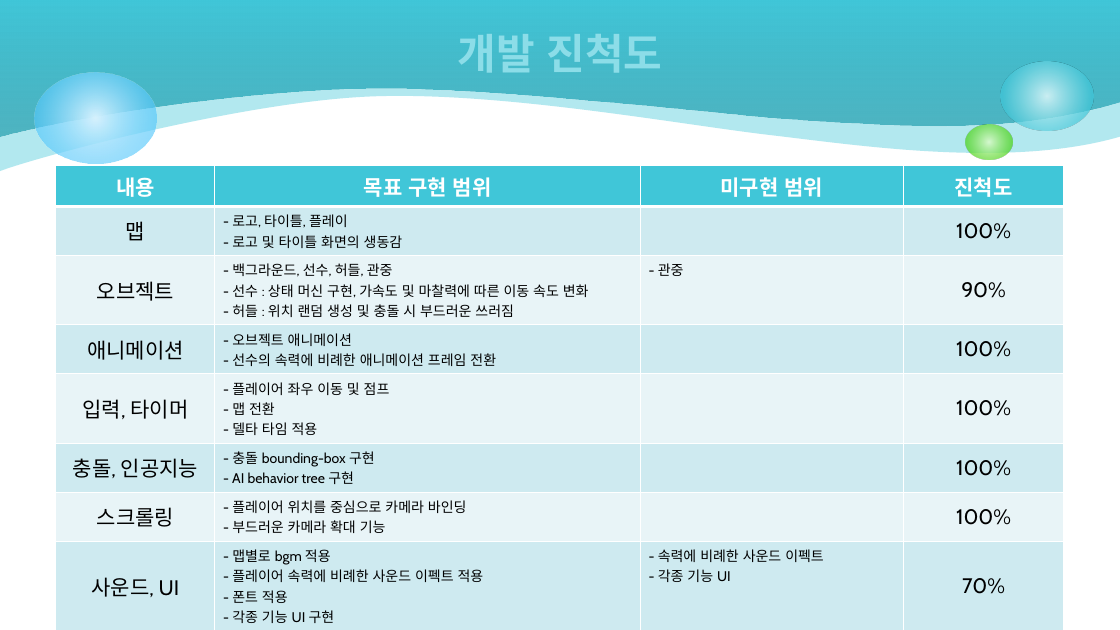
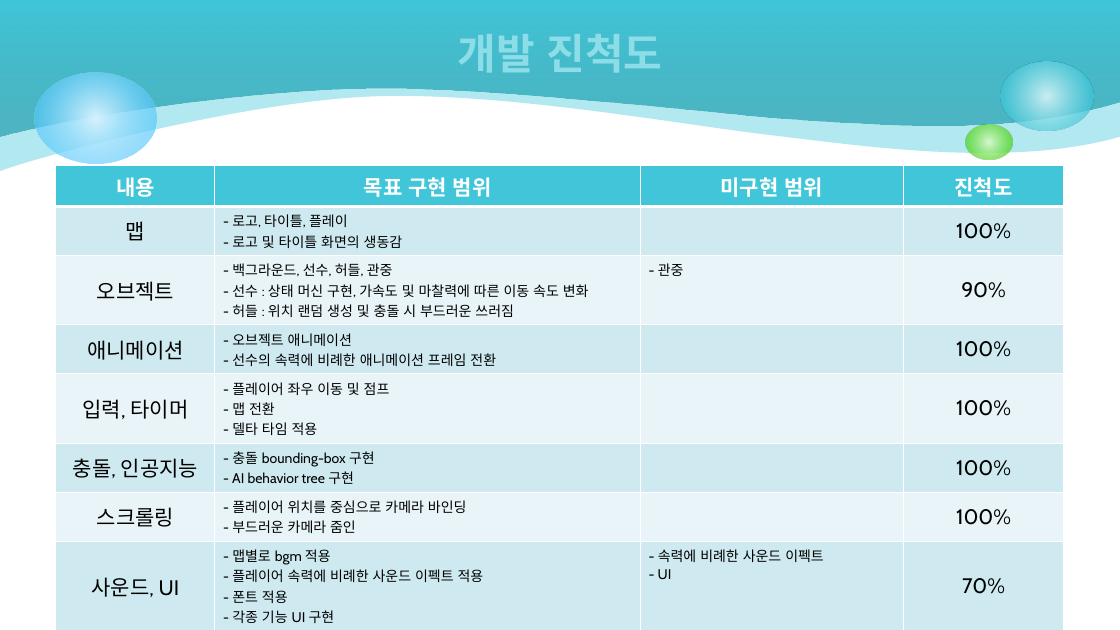
Before and after one commit to kkanghyun/2DGP_Project, a slide deck: slide 2 of doc/2D 게임프로그래밍 3차 발표.pptx. Drawn at 1120x630 pixels with LibreOffice and Linux fonts; fonts in the diff are those of the drawing. Boxes give left, top, right and bottom in pixels: in the first picture for what was removed or moved away, otherwise in the second. Text is boxed around its words. In the diff, an @@ line names an element or a change of style, - is before the commit and + after.

```diff
--- a/doc/2D 게임프로그래밍 3차 발표.pptx
+++ b/doc/2D 게임프로그래밍 3차 발표.pptx
@@ table at bbox=[56, 166, 1065, 627] @@
-row 7, column 2: - 플레이어 위치를 중심으로 카메라 바인딩 / - 부드러운 카메라 확대 기능
+row 7, column 2: - 플레이어 위치를 중심으로 카메라 바인딩 / - 부드러운 카메라 줌인
-row 8, column 3: - 속력에 비례한 사운드 이펙트 / - 각종 기능 UI
+row 8, column 3: - 속력에 비례한 사운드 이펙트 / - UI
```
Also in this commit, not shown: 1 other slide changed.
